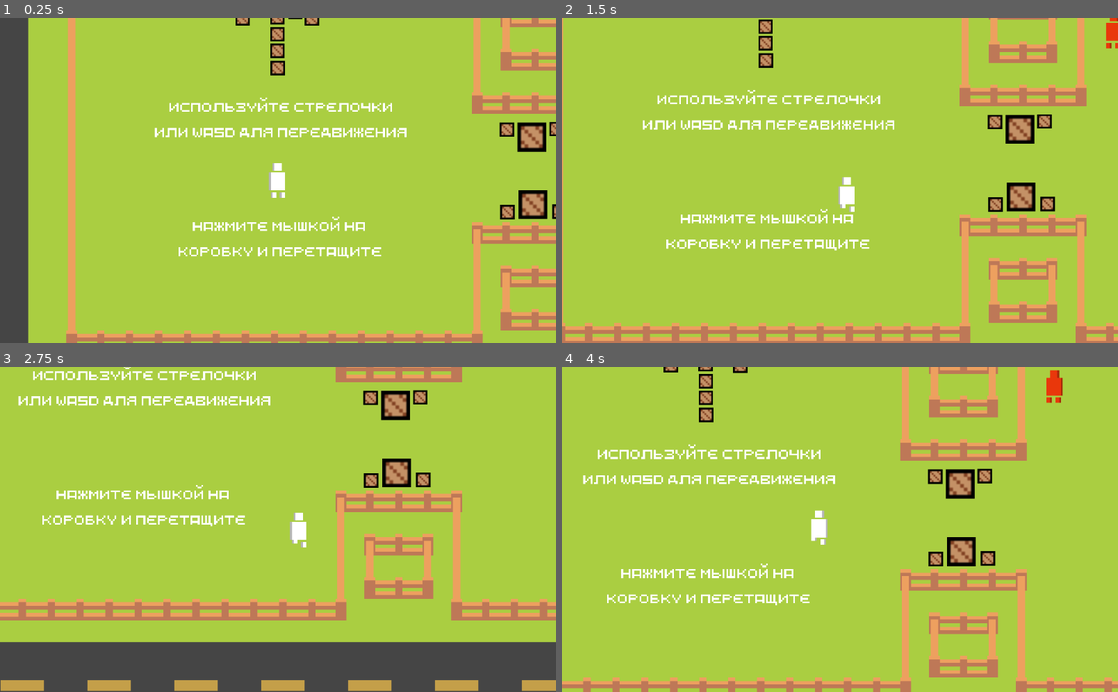
Above: before the commit, frames 1-4 (two rows, left to right).
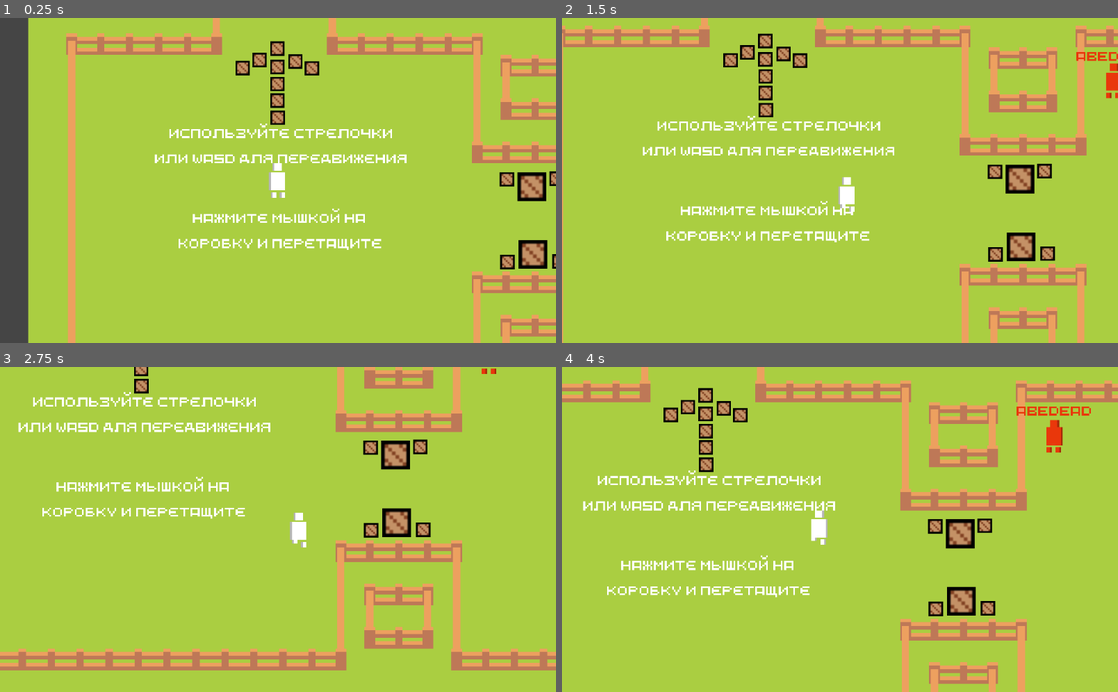
Above: after the commit, the same moments.

Repository: 0night-glider0/GameNET-history
Game: Godot game, scene res://main_scene.tscn
Two runs of this game, one before a commit and one after it. Both use one fixed random seed, a clock stepped at 60 frames per second and the inputs below.
Inputs (mouse positions are in pixels of both pictures, inside the frame that each line leads up to):
- Up to frame 1 (0.25 s): no input
- Up to frame 2 (1.5 s): tap Enter at 0.5 s; move the mouse to (962, 164) at 0.52 s; press the mouse at (962, 164) at 0.53 s; hold Right (move_right) 0.53-1.28 s; move the mouse to (728, 196) at 1.27 s; release the mouse at (728, 196) at 1.28 s; hold Down (move_down) from 1.28 s (still down); click (728, 196) at 1.35 s
- Up to frame 3 (2.75 s): move the mouse to (333, 458) at 2.02 s; release Down (move_down) at 2.03 s; press the mouse at (333, 458) at 2.03 s; hold Right (move_right) from 2.03 s (still down)
- Up to frame 4 (4 s): move the mouse to (812, 594) at 2.77 s; release Right (move_right) at 2.78 s; release the mouse at (812, 594) at 2.78 s; hold Up (move_up) 2.78-3.53 s; click (812, 594) at 2.85 s; move the mouse to (1006, 578) at 3.52 s; press the mouse at (1006, 578) at 3.53 s; hold Left (move_left) from 3.53 s (still down)

The runs differ from the first frame. In frame 1, 18% of the frame differs, in the area x 11-100%, y 0-100%; in frame 2, 23%; in frame 3, 33%, in the area x 0-100%, y 0-100%; in frame 4, 22%.

Commit message:
Новые аватары. Смещение камеры в режиме телефона

Diff:
--- a/main_scene.gd
+++ b/main_scene.gd
@@ -5,6 +5,7 @@
 		get_node("YSort/player/Camera2D").zoom = Vector2(0.4, 0.4)
 		get_node("text/Label").text = "Используйте палец\nдля передвижения"
 		get_node("text/Label2").text = "Нажмите два раза пальцем\nна коробку и перетащите"
+		get_node("YSort/player/Camera2D").offset.y = -35
 
 func _on_Button_pressed():
 	OS.shell_open("https://gamejolt.com/games/lost_signal/635244")
--- a/main_scene.tscn
+++ b/main_scene.tscn
@@ -54,9 +54,9 @@
 
 [node name="Label" type="Label" parent="text"]
 margin_left = 21.6742
-margin_top = 37.5906
+margin_top = 24.877
 margin_right = 161.674
-margin_bottom = 62.5906
+margin_bottom = 49.877
 custom_fonts/font = ExtResource( 3 )
 text = "используйте стрелочки
 или WASD для передвижения"
@@ -68,9 +68,9 @@
 
 [node name="Label2" type="Label" parent="text"]
 margin_left = 29.8418
-margin_top = 104.355
+margin_top = 72.0414
 margin_right = 153.842
-margin_bottom = 129.355
+margin_bottom = 97.0414
 custom_fonts/font = ExtResource( 3 )
 text = "нажмите мышкой на
 коробку и перетащите"
@@ -514,8 +514,36 @@
 run_frequency = 0.035
 area_radius = 180
 
+[node name="Ripulca" parent="YSort" instance=ExtResource( 7 )]
+modulate = Color( 0.239216, 0.309804, 0.466667, 1 )
+position = Vector2( 124.658, 470.332 )
+nick = "Ripulca"
+messages = [ "Не бойся, когда ты один,
+бойся, когда ты два." ]
+ghost = true
+
+[node name="Кирилл" parent="YSort" instance=ExtResource( 7 )]
+modulate = Color( 1, 0.501961, 0, 1 )
+position = Vector2( 683.319, 464.849 )
+nick = "Кирилл"
+messages = [ "Привет! Меня зовут Кирилл
+и я обожаю творчество,
+искусство и фотографию" ]
+
+[node name="Ash" parent="YSort" instance=ExtResource( 7 )]
+modulate = Color( 0.352941, 0, 0.615686, 1 )
+position = Vector2( 56.1266, 339.232 )
+nick = "Ash"
+messages = [ "Я покажу тебе, кто здесь босс качалки!" ]
+
+[node name="Empat" parent="YSort" instance=ExtResource( 7 )]
+modulate = Color( 1, 0.501961, 0, 1 )
+position = Vector2( 881.99, 236.779 )
+nick = "Empat"
+messages = [ "Ваза уже была разбита" ]
+
 [node name="player" parent="YSort" instance=ExtResource( 4 )]
-position = Vector2( 90, 85 )
+position = Vector2( 90, 57.454 )
 
 [node name="Camera2D" type="Camera2D" parent="YSort/player"]
 current = true
--- a/objects/scripts/box.gd
+++ b/objects/scripts/box.gd
@@ -11,6 +11,5 @@
 func _process(delta):
 	speed*=0.95
 	rotation_degrees+=rotate_speed
-	speed = move_and_slide(speed)
-
+	speed = move_and_slide(speed, Vector2(), false, 4, 0.7, true)
 	rotate_speed = speed.length() * rotate_direction * 0.05
--- a/objects/scripts/member.gd
+++ b/objects/scripts/member.gd
@@ -7,7 +7,7 @@
 export var first_message_differ:bool = false
 export var run_frequency:float = 0.01
 
-export var speed:float = 30
+export var speed:float = 25
 export var area_radius:int = 100
 
 export var ghost:bool = false
--- a/objects/scripts/player.gd
+++ b/objects/scripts/player.gd
@@ -2,26 +2,29 @@
 
 export var speed:float = 60
 
+var can_move = true
 
 func _process(delta):
 	var move = Vector2()
-	if Input.is_action_pressed("move_left"):
-		move.x = -1
-		$AnimatedSprite.flip_h = true
-	if Input.is_action_pressed("move_right"):
-		move.x = 1
-		$AnimatedSprite.flip_h = false
 
-	if Input.is_action_pressed("move_up"):
-		move.y = -1
-	if Input.is_action_pressed("move_down"):
-		move.y = 1
+	if can_move:
+		if Input.is_action_pressed("move_left"):
+			move.x = -1
+			$AnimatedSprite.flip_h = true
+		if Input.is_action_pressed("move_right"):
+			move.x = 1
+			$AnimatedSprite.flip_h = false
 
-	if OS.has_touchscreen_ui_hint():
-		if Input.is_action_pressed("throw"):
-			move = ( get_global_mouse_position() - position ).normalized()
+		if Input.is_action_pressed("move_up"):
+			move.y = -1
+		if Input.is_action_pressed("move_down"):
+			move.y = 1
 
-	move = move.normalized()
+		if OS.has_touchscreen_ui_hint():
+			if Input.is_action_pressed("throw"):
+				move = ( get_global_mouse_position() - position ).normalized()
+
+		move = move.normalized()
 
 
 	if move == Vector2.ZERO:
